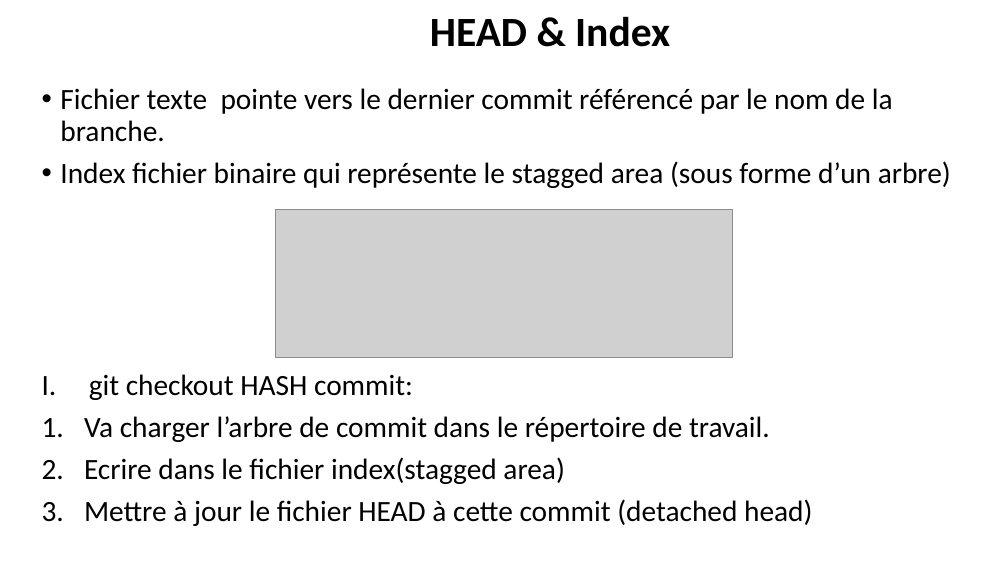
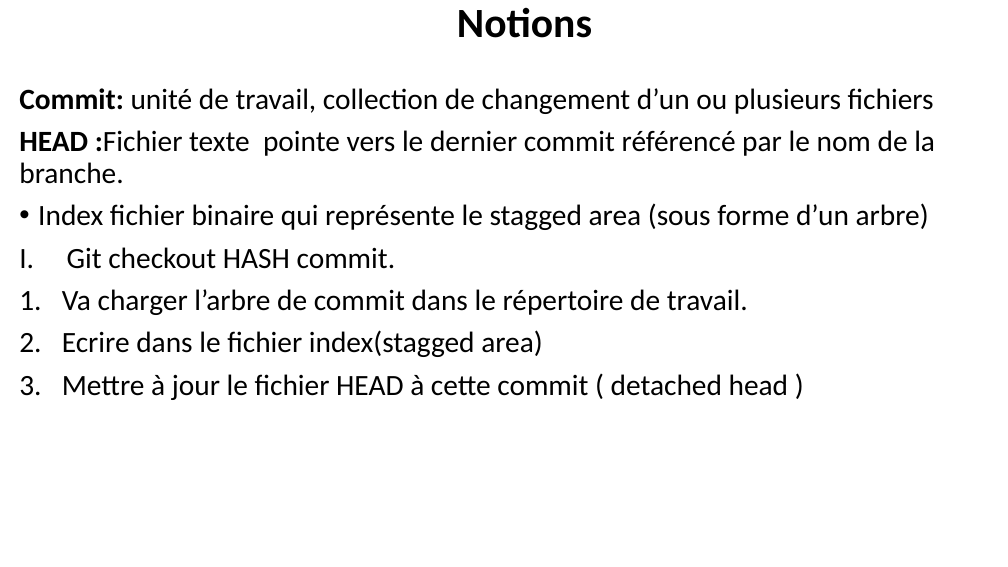
Before and after one commit to belakebiboussad/form, a slide deck: slide 4 of Formation Git.pptx. Drawn at 1008x567 pixels with LibreOffice and Linux fonts; fonts in the diff are those of the drawing; grey boxes stand for pictures. Boxes give left, top, right and bottom in pixels: in the first picture for what was removed or moved away, otherwise in the second. Text is boxed around its words. In the diff, an @@ line names an element or a change of style, - is before the commit and + after.

```diff
--- a/Formation Git.pptx
+++ b/Formation Git.pptx
@@ title at box(457, 7, 592, 38): text changed @@
-HEAD & Index
+Notions
@@ text "Commit: unité de travail, collection ...": place and size @@
-text "Commit: unité de travail, collection ..." at box(60, 88, 951, 526)
+text "Commit: unité de travail, collection ..." at box(19, 88, 935, 400)
@@ text at box(19, 88, 935, 184): text changed @@
-• Fichier texte pointe vers le dernier commit référencé par le nom de la branche.
+Commit: unité de travail, collection de changement d’un ou plusieurs fichiers
+HEAD :Fichier texte pointe vers le dernier commit référencé par le nom de la branche.
@@ picture removed at box(276, 210, 733, 358) @@
@@ text at box(67, 247, 396, 269): text changed @@
-I. git checkout HASH commit:
+I. Git checkout HASH commit.
@@ text at box(62, 374, 789, 400): spaces changed @@
-4. Mettre à jour le fichier HEAD à cette commit (detached head)
+4. Mettre à jour le fichier HEAD à cette commit ( detached head )
```
Also in this commit, not shown: 7 other slides changed, 3 slides added, 1 slide removed, 1 other file.
